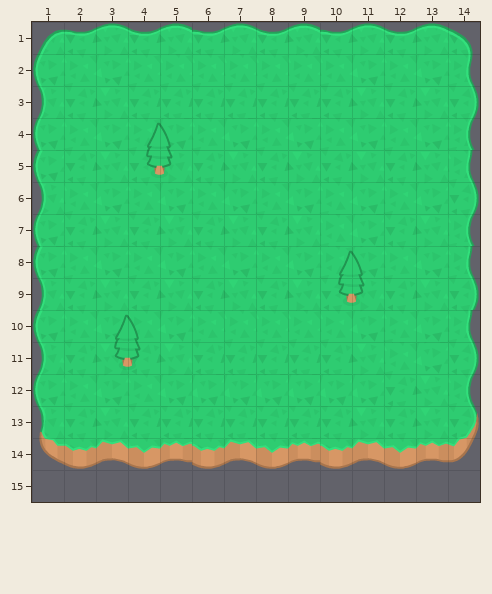
Two states of a Tiled map (JSON), assets/tilemaps/map-2d-grass.tmj. Above, as it was before the edit.
Cells are 32x32 px. Shown: x 1..14, y 1..15.
New version:
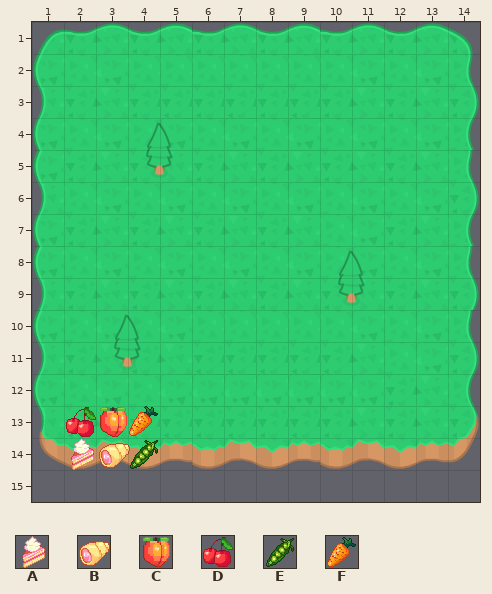
Key: from "ItemSprites": A 0, B 1, C 5, D 6, E 8, F 9.
Objects are placed by their top-left corner, in cells (3,4 is the top-left corner of cell 3,4); size is 1x1 cell unless given.
Diff:
Layer "Collectables" (added):
added: F at 4,13
added: D at 2,13
added: C at 3,13
added: E at 4,14
added: A at 2,14
added: B at 3,14
Pixel boxes of the changes (left, top, right, bottom) in both pictures:
added: (66, 406, 158, 470)
